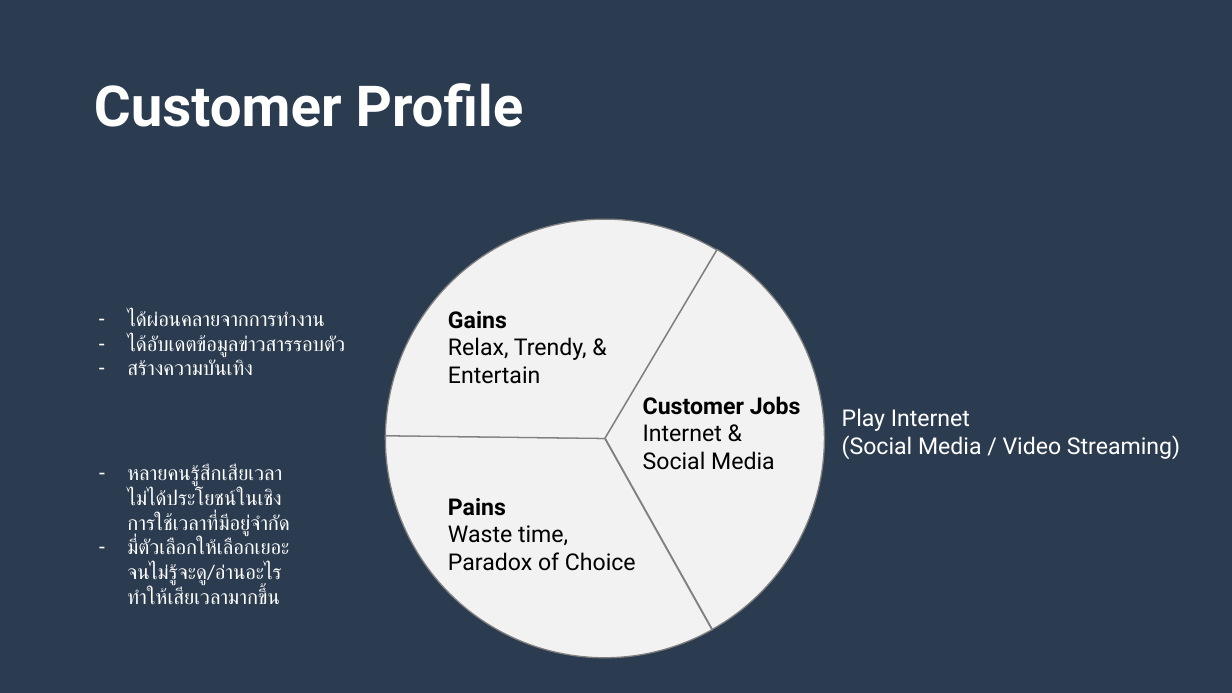
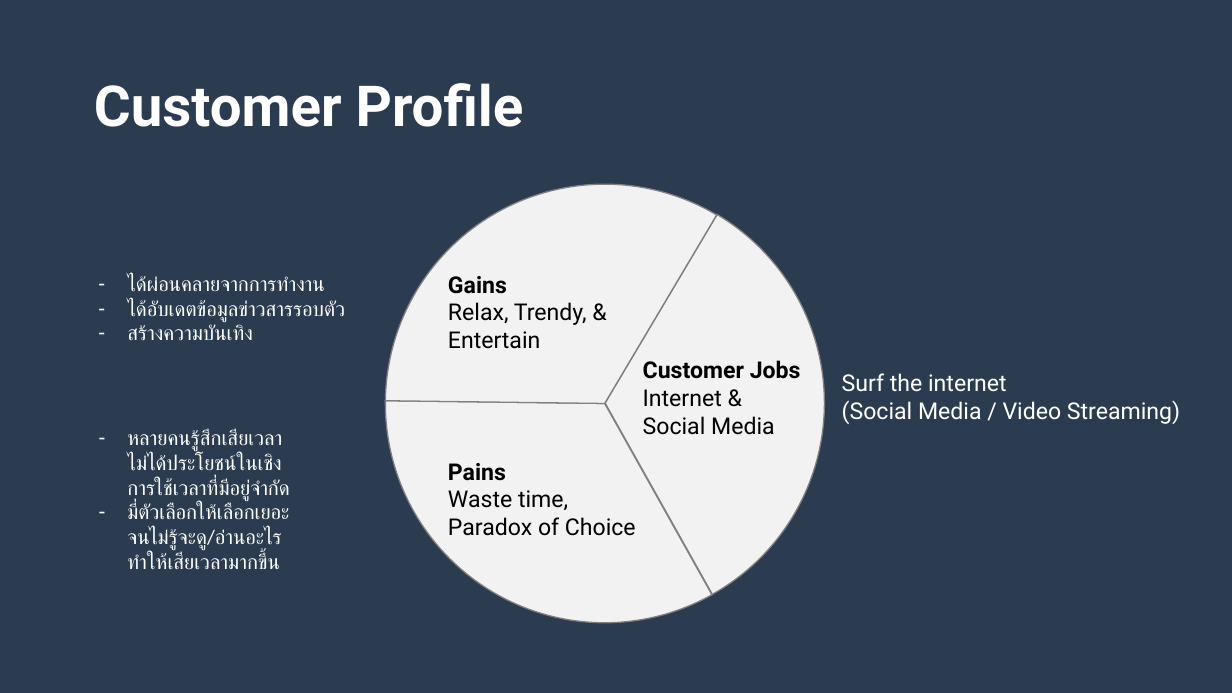
Before and after one commit to yothorn/BADS7105-CRM-analytics-and-intelligence, a slide deck: slide 2 of Homework 03/Value Proposition Canvas.pptx. Drawn at 1232x693 pixels with LibreOffice and Linux fonts; fonts in the diff are those of the drawing; background and template pictures are left out. Boxes give left, top, right and bottom in pixels: in the first picture for what was removed or moved away, otherwise in the second. Text is boxed around its words. In the diff, an @@ line names an element or a change of style, - is before the commit and + after.

```diff
--- a/Homework 03/Value Proposition Canvas.pptx
+++ b/Homework 03/Value Proposition Canvas.pptx
@@ 6 texts, 3 pie slice (boxed as its full ellipse)s moved together from (x1=127, y1=138, x2=1180, y2=693) to (x1=127, y1=103, x2=1180, y2=693) @@
@@ text at (x1=842, y1=373, x2=1006, y2=392): text changed @@
-Play Internet
+Surf the internet
```
Also in this commit, not shown: 2 other files.
